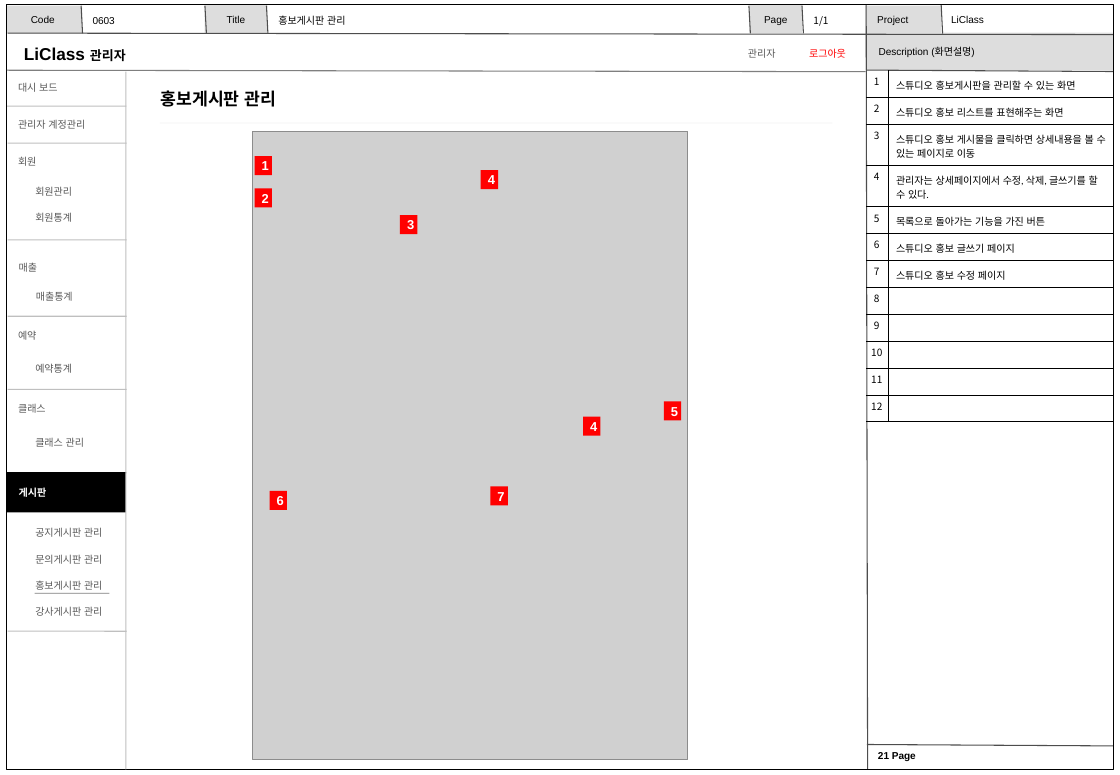
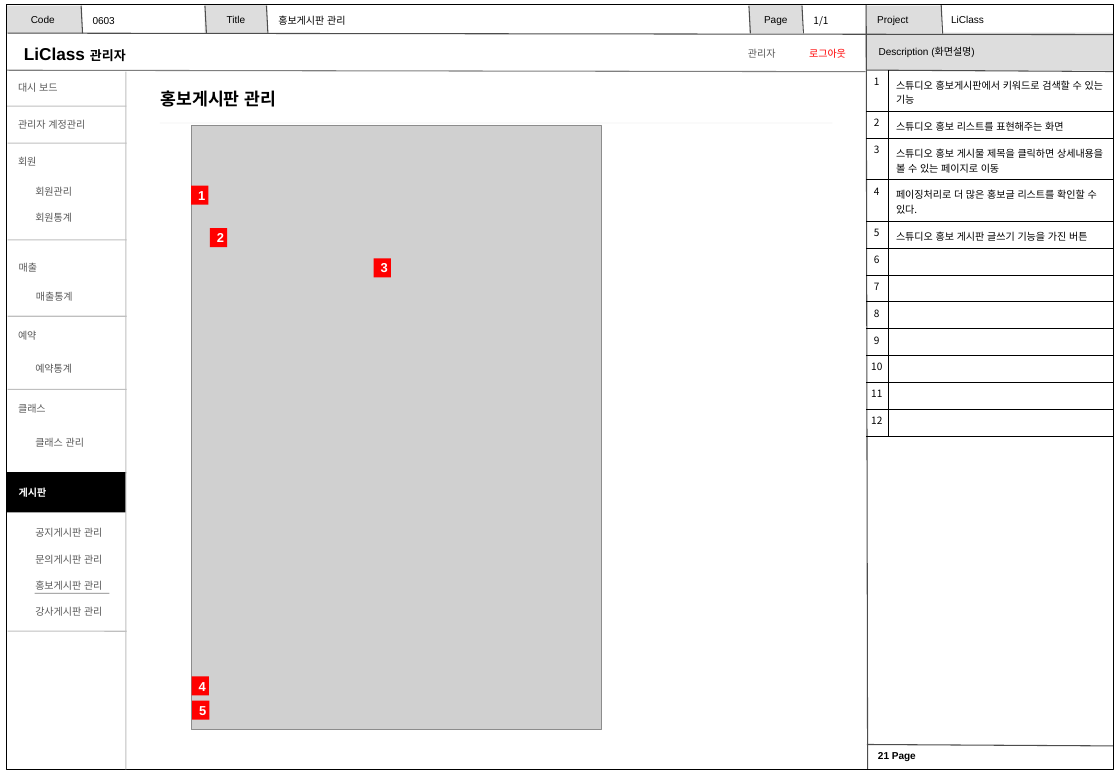
Before and after one commit to jmlim1107/jmlim1107.kh, a slide deck: slide 21 of LiClassProject/라이클래스 팀프로젝트 산출물/6. 스토리보드(화면설계)/3조_스토리보드_2023403_관리자.pptx. Drawn at 1120x775 pixels with LibreOffice and Linux fonts; fonts in the diff are those of the drawing; grey boxes stand for pictures; background and template pictures are left out. Boxes give left, top, right and bottom in pixels: in the first picture for what was removed or moved away, otherwise in the second. Text is boxed around its words. In the diff, an @@ line names an element or a change of style, - is before the commit and + after.

Commit message:
3조_스토리보드_2023403_관리자.pptx 수정_소영
3조_스토리보드_2023403_관리자.pptx 수정_소영

```diff
--- a/LiClassProject/라이클래스 팀프로젝트 산출물/6. 스토리보드(화면설계)/3조_스토리보드_2023403_관리자.pptx
+++ b/LiClassProject/라이클래스 팀프로젝트 산출물/6. 스토리보드(화면설계)/3조_스토리보드_2023403_관리자.pptx
@@ table at (867,70,1114,428) @@
-row 1, column 2: 스튜디오 홍보게시판을 관리할 수 있는 화면
+row 1, column 2: 스튜디오 홍보게시판에서 키워드로 검색할 수 있는 기능
-row 3, column 2: 스튜디오 홍보 게시물을 클릭하면 상세내용을 볼 수 있는 페이지로 이동
+row 3, column 2: 스튜디오 홍보 게시물 제목을 클릭하면 상세내용을 볼 수 있는 페이지로 이동
-row 4, column 2: 관리자는 상세페이지에서 수정, 삭제, 글쓰기를 할 수 있다.
+row 4, column 2: 페이징처리로 더 많은 홍보글 리스트를 확인할 수 있다.
-row 5, column 2: 목록으로 돌아가는 기능을 가진 버튼
+row 5, column 2: 스튜디오 홍보 게시판 글쓰기 기능을 가진 버튼
-row 6, column 2: 스튜디오 홍보 글쓰기 페이지
+row 6, column 2: 
-row 7, column 2: 스튜디오 홍보 수정 페이지
+row 7, column 2: 
@@ picture: place and size @@
-picture at (253,131,689,761)
+picture at (191,126,602,730)
@@ rectangle "1": place and size @@
-rectangle "1" at (254,156,272,175)
+rectangle "1" at (191,186,209,205)
@@ rectangle "2": place and size @@
-rectangle "2" at (254,188,272,207)
+rectangle "2" at (210,229,228,247)
@@ rectangle "3": place and size @@
-rectangle "3" at (400,215,418,234)
+rectangle "3" at (373,259,391,277)
@@ rectangle removed at (583,417,601,435) @@
-4
@@ rectangle removed at (270,491,287,510) @@
-6
@@ rectangle removed at (490,487,508,506) @@
-7
@@ rectangle "4": place and size @@
-rectangle "4" at (481,171,498,189)
+rectangle "4" at (191,677,209,696)
@@ rectangle "5": place and size @@
-rectangle "5" at (664,401,682,420)
+rectangle "5" at (192,701,210,720)
```
Also in this commit, not shown: 3 other slides changed, 6 slides added.
